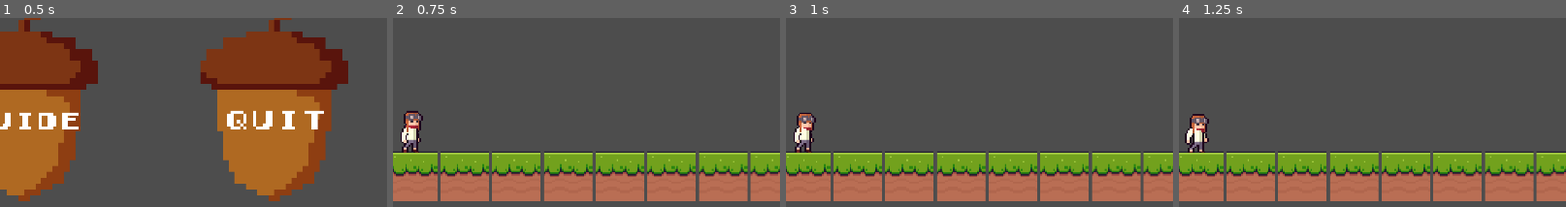
Above: before the commit, frames 1-4 (left to right).
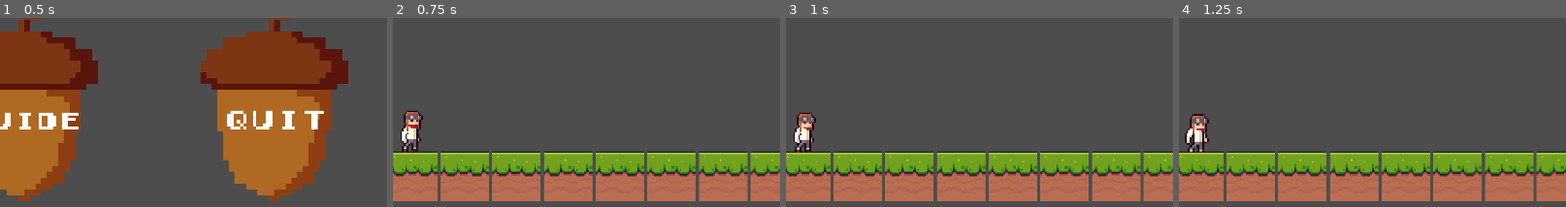
Above: after the commit, the same moments.

Repository: NathanFeldmeyer/GameJamDoubleTake
Game: Godot game, scene res://scenes/menu.tscn
Two runs of this game, one before a commit and one after it. Both use one fixed random seed, a clock stepped at 60 frames per second and the inputs below.
Inputs:
- Up to frame 1 (0.5 s): no input
- Up to frame 2 (0.75 s): click "PLAY" at 0.5 s
- Up to frame 3 (1 s): no input
- Up to frame 4 (1.25 s): no input
The pictures show only the part of the screen within x 47-97%, y 50-100%; the shares and areas given below are measured in that part.

Frame 1 is identical in both runs. In frame 2, 0.2% of the frame differs, in the area x 2-8%, y 49-71%; in frame 3, nothing differs; in frame 4, nothing differs.

Commit message:
Player respawns ???

Diff:
--- a/scenes/main.tscn
+++ b/scenes/main.tscn
@@ -173,9 +173,9 @@
 [node name="RemoteTransform2D" type="RemoteTransform2D" parent="player"]
 remote_path = NodePath("../../Camera2D")
 
-[node name="CanvasLayer" type="CanvasLayer" parent="."]
+[node name="UI" type="CanvasLayer" parent="."]
 
-[node name="Control" type="Control" parent="CanvasLayer"]
+[node name="Life" type="Control" parent="UI"]
 layout_mode = 3
 anchors_preset = 0
 offset_left = 25.0
@@ -184,7 +184,7 @@
 offset_bottom = 21.0
 scale = Vector2(5, 5)
 
-[node name="TextureRect" type="TextureRect" parent="CanvasLayer/Control"]
+[node name="Hearts" type="TextureRect" parent="UI/Life"]
 layout_mode = 0
 offset_left = -2.0
 offset_top = -3.0
--- a/scripts/player_controller.gd
+++ b/scripts/player_controller.gd
@@ -8,9 +8,13 @@
 var is_moving: bool = false
 var was_in_air : bool = false
 var animation_lock: bool = false
+var current_health: int = 3
+var fallThresholdY = 500
+var starting_position = Vector2(0, 0)
 
 func _ready():
 	anim.play("Idle")  # Start with the "Idle" animation
+	starting_position = position
 
 func get_input(delta):
 	velocity.x = 0
@@ -46,6 +50,7 @@
 	get_input(delta)
 
 	var direction = Input.get_axis("move_left", "move_right")
+	var playerY = position.y
 
 	# Rotate
 	if direction == 1:
@@ -53,11 +58,23 @@
 	elif direction == -1:
 		anim.flip_h = true
 
+	if playerY < fallThresholdY:
+		lose_life()
+
 func jump():
 	velocity.y -= JUMP_FORCE
 	anim.play("jump")
 	animation_lock = true
 
-
 #func land():
 		#anim.play("jump end")
+
+func lose_life():
+	current_health -= 1
+	if current_health >= 0:
+		position = starting_position
+		print_debug("respawned!")
+
+#func respawn():
+	#if current_health >= 0:
+		#position = starting_position
Not shown, changed: assets/music/jamtunes1.mp3.import
